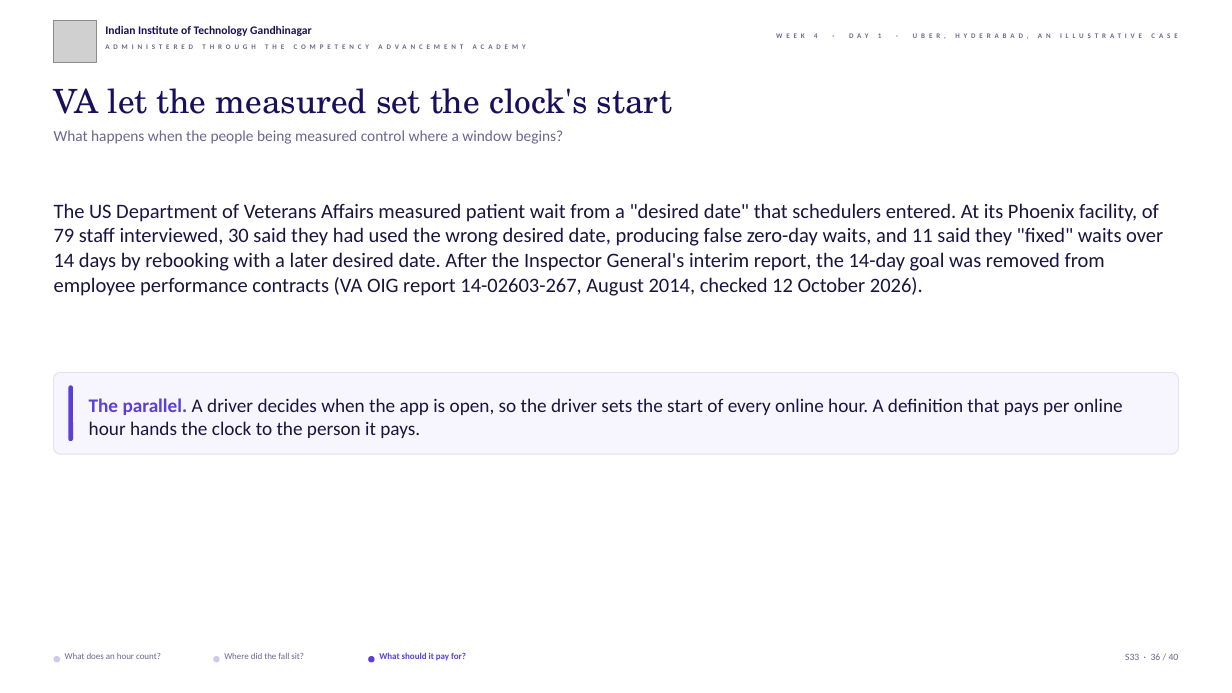
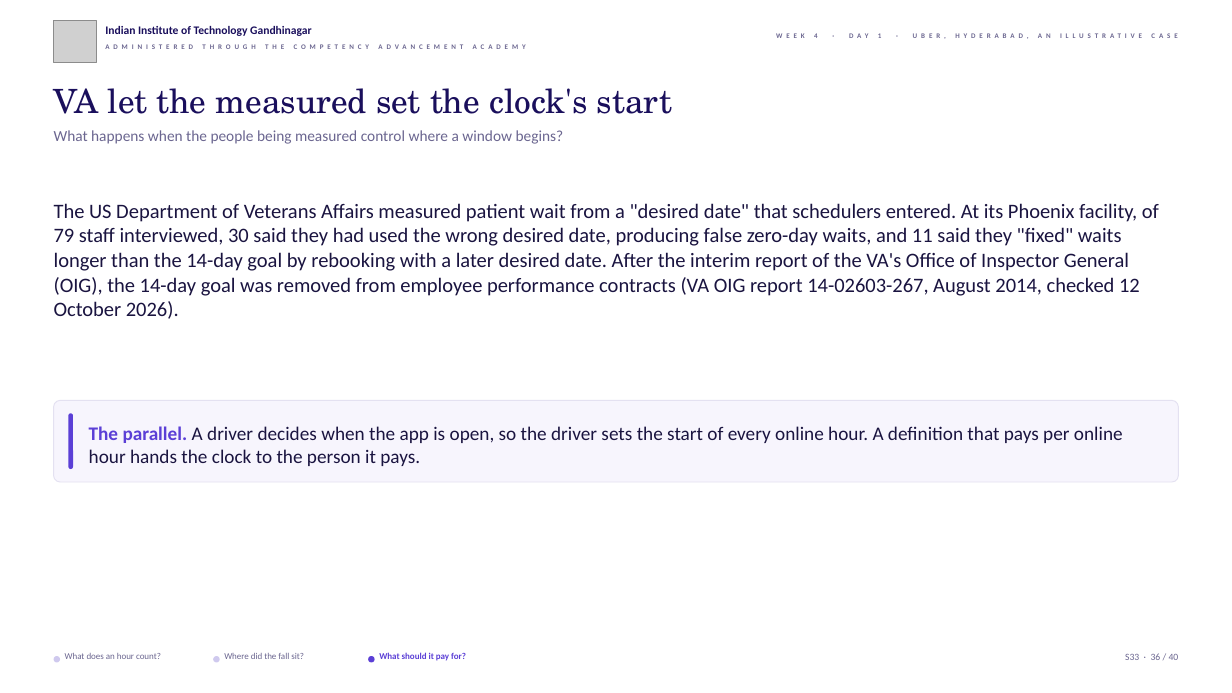
Before and after one commit to fde-academy-lab/c2-content-factory, a slide deck: slide 36 of content/W04/D1/slides/C2_W04_D01_half1_STUDENT.pptx. Drawn at 1232x693 pixels with LibreOffice and Linux fonts; fonts in the diff are those of the drawing; grey boxes stand for pictures; background and template pictures are left out. Boxes give left, top, right and bottom in pixels: in the first picture for what was removed or moved away, otherwise in the second. Text is boxed around its words. In the diff, an @@ line names an element or a change of style, - is before the commit and + after.

```diff
--- a/content/W04/D1/slides/C2_W04_D01_half1_STUDENT.pptx
+++ b/content/W04/D1/slides/C2_W04_D01_half1_STUDENT.pptx
@@ text at [54, 203, 1159, 319]: text changed @@
-The US Department of Veterans Affairs measured patient wait from a "desired date" that schedulers entered. At its Phoenix facility, of 79 staff interviewed, 30 said they had used the wrong desired date, producing false zero-day waits, and 11 said they "fixed" waits over 14 days by rebooking with a later desired date. After the Inspector General's interim report, the 14-day goal was removed from employee performance contracts (VA OIG report 14-02603-267, August 2014, checked 12 October 2026).
+The US Department of Veterans Affairs measured patient wait from a "desired date" that schedulers entered. At its Phoenix facility, of 79 staff interviewed, 30 said they had used the wrong desired date, producing false zero-day waits, and 11 said they "fixed" waits longer than the 14-day goal by rebooking with a later desired date. After the interim report of the VA's Office of Inspector General (OIG), the 14-day goal was removed from employee performance contracts (VA OIG report 14-02603-267, August 2014, checked 12 October 2026).
@@ 2 rounded rectangles, 1 text: place and size @@
-2 rounded rectangles, 1 text at [54, 372, 1178, 454]
+2 rounded rectangles, 1 text at [54, 400, 1178, 482]
```
Also in this commit, not shown: 25 other slides changed, 8 other files.
